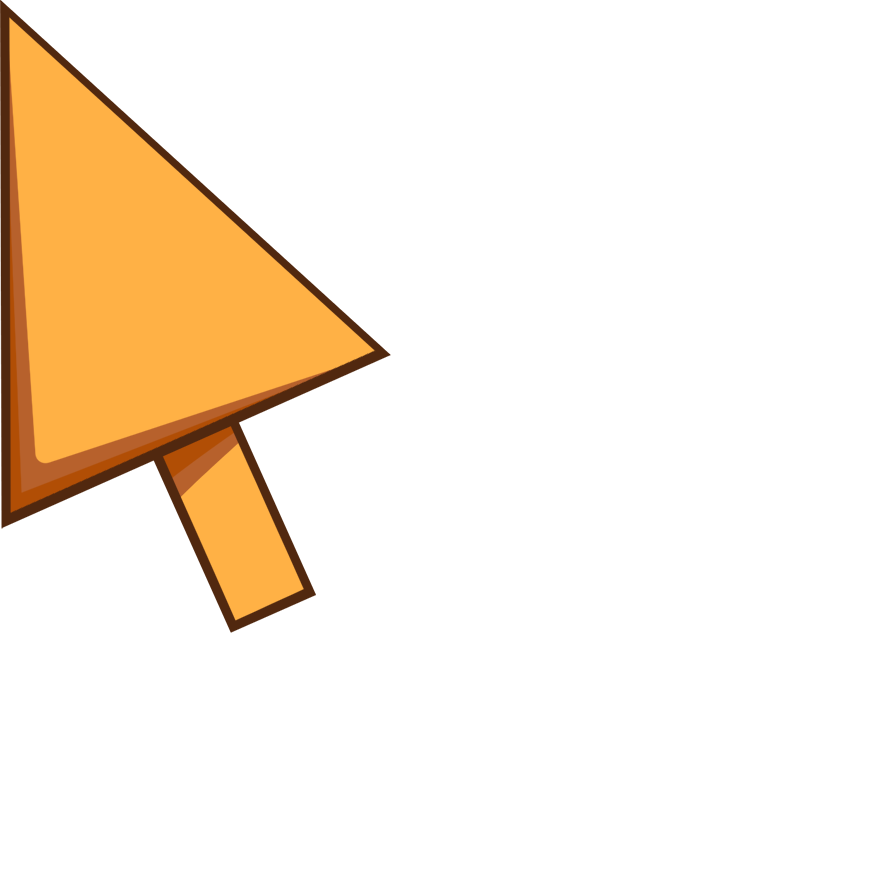
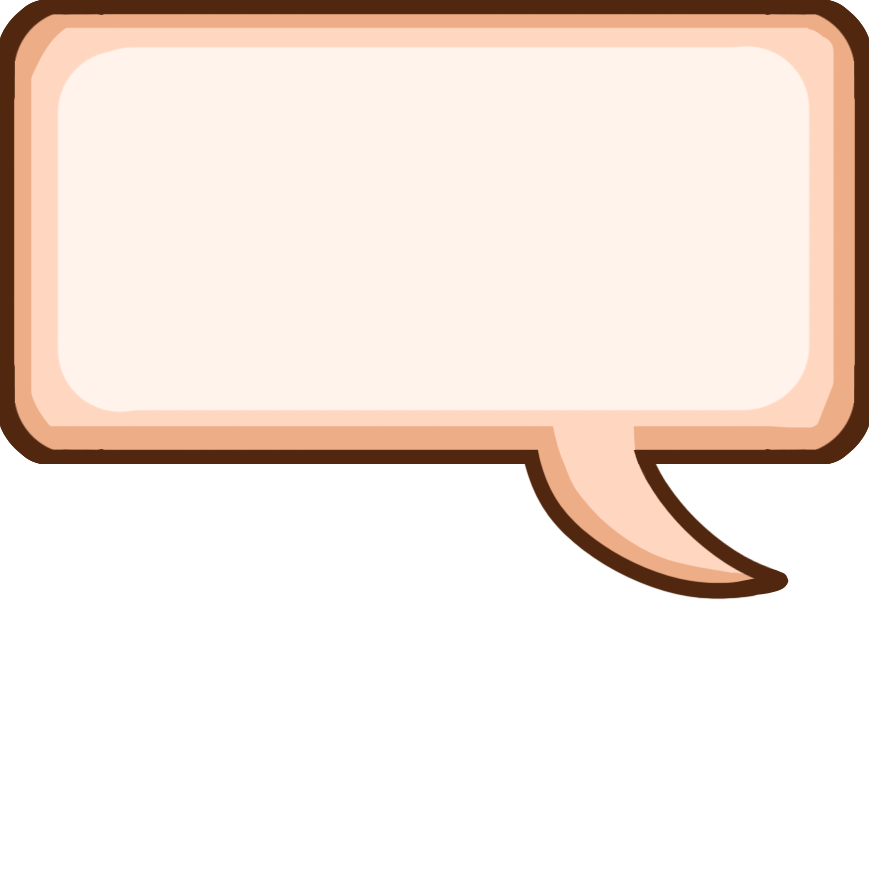
Two versions of the same layered image (869x869). Layer-by-layer changes:
showed group "talk" (16 layers) over 0, 0, 869, 633
painted on "Layer 8" over 519, 444, 655, 480
hid group "base" (8 layers) over 0, 0, 391, 633
